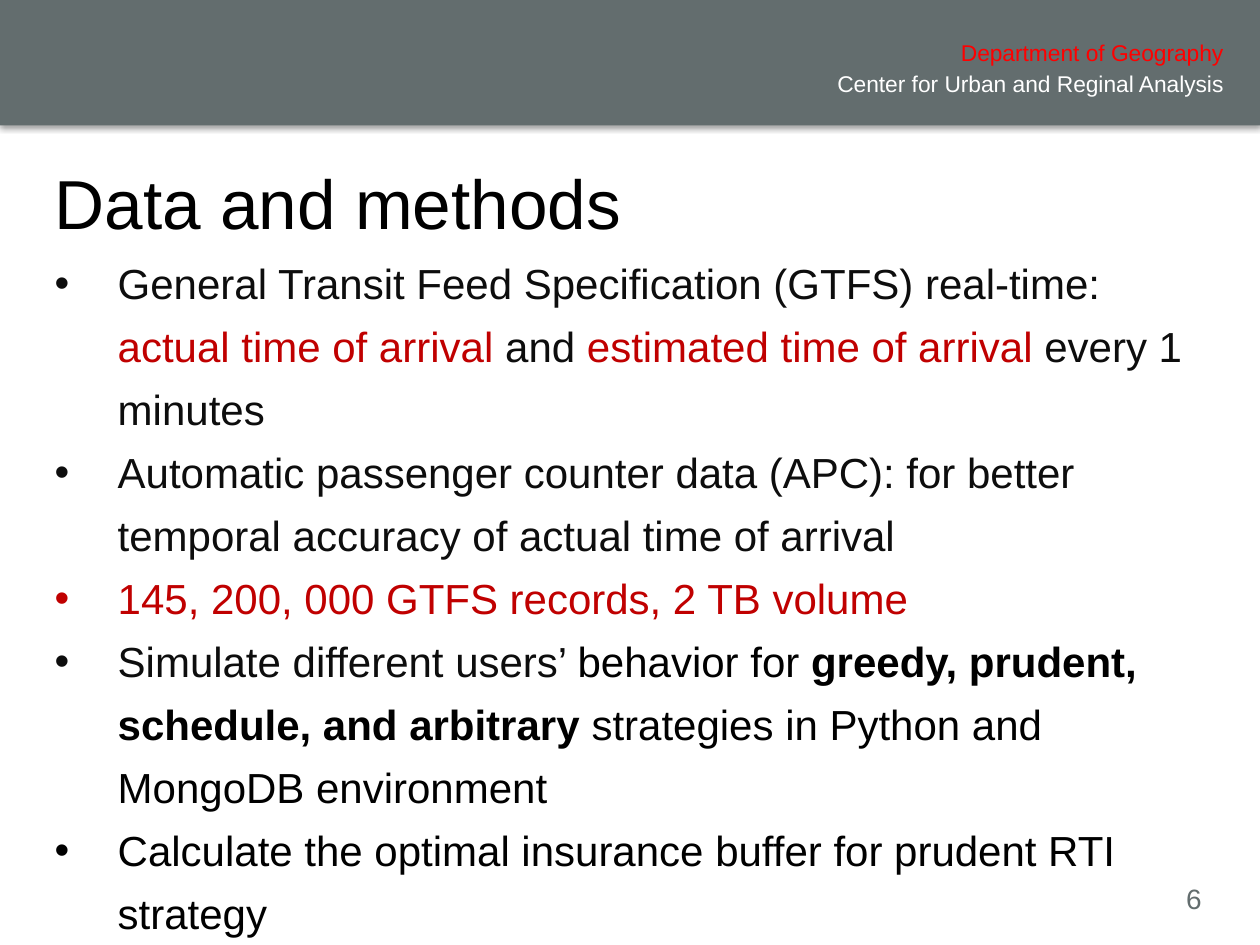
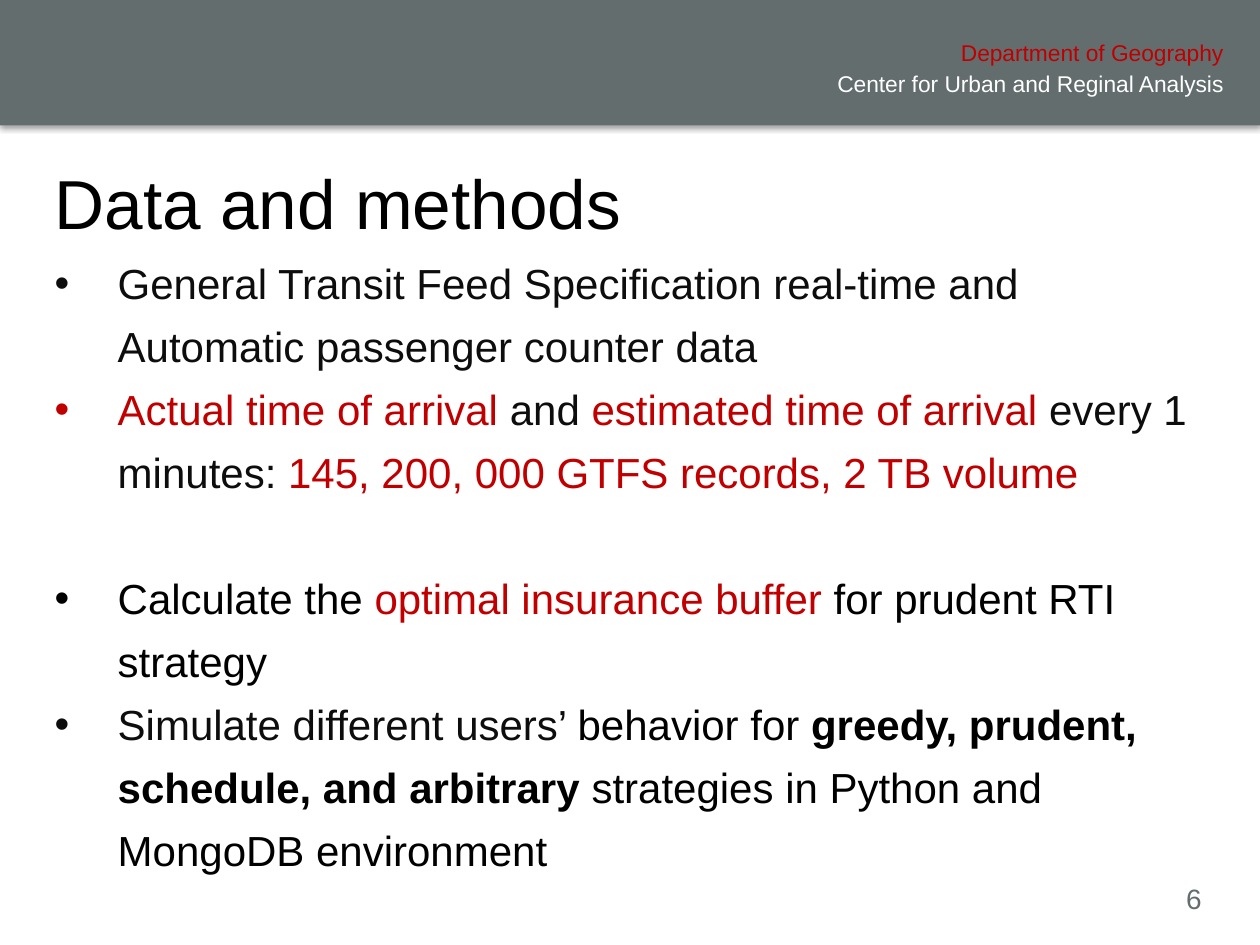
Before and after one commit to luyuliu/SmartTransit, a slide deck: slide 6 of document/AAG_presentation/presentation.pptx. Drawn at 1260x945 pixels with LibreOffice and Linux fonts; fonts in the diff are those of the drawing; background and template pictures are left out. Boxes give left, top, right and bottom in pixels: in the first picture for what was removed or moved away, otherwise in the second. Text is boxed around its words. In the diff, an @@ line names an element or a change of style, - is before the commit and + after.

```diff
--- a/document/AAG_presentation/presentation.pptx
+++ b/document/AAG_presentation/presentation.pptx
@@ text "Department of Geography" at bbox=[961, 44, 1223, 66]: text colour #FF0000 to #C00000 @@
@@ text at bbox=[118, 268, 1186, 686]: text changed; text colour #0D0D0D to #C00000 @@
-• General Transit Feed Specification (GTFS) real-time: actual time of arrival and estimated time of arrival every 1 minutes
-• Automatic passenger counter data (APC): for better temporal accuracy of actual time of arrival
-• 145, 200, 000 GTFS records, 2 TB volume
+• General Transit Feed Specification real-time and Automatic passenger counter data
+• Actual time of arrival and estimated time of arrival every 1 minutes: 145, 200, 000 GTFS records, 2 TB volume
+• Calculate the optimal insurance buffer for prudent RTI strategy
@@ text at bbox=[118, 835, 1115, 867]: paragraph removed @@
-• Calculate the optimal insurance buffer for prudent RTI strategy
```
Also in this commit, not shown: 9 other slides changed, 1 slide added, 1 slide removed, 1 other file.
